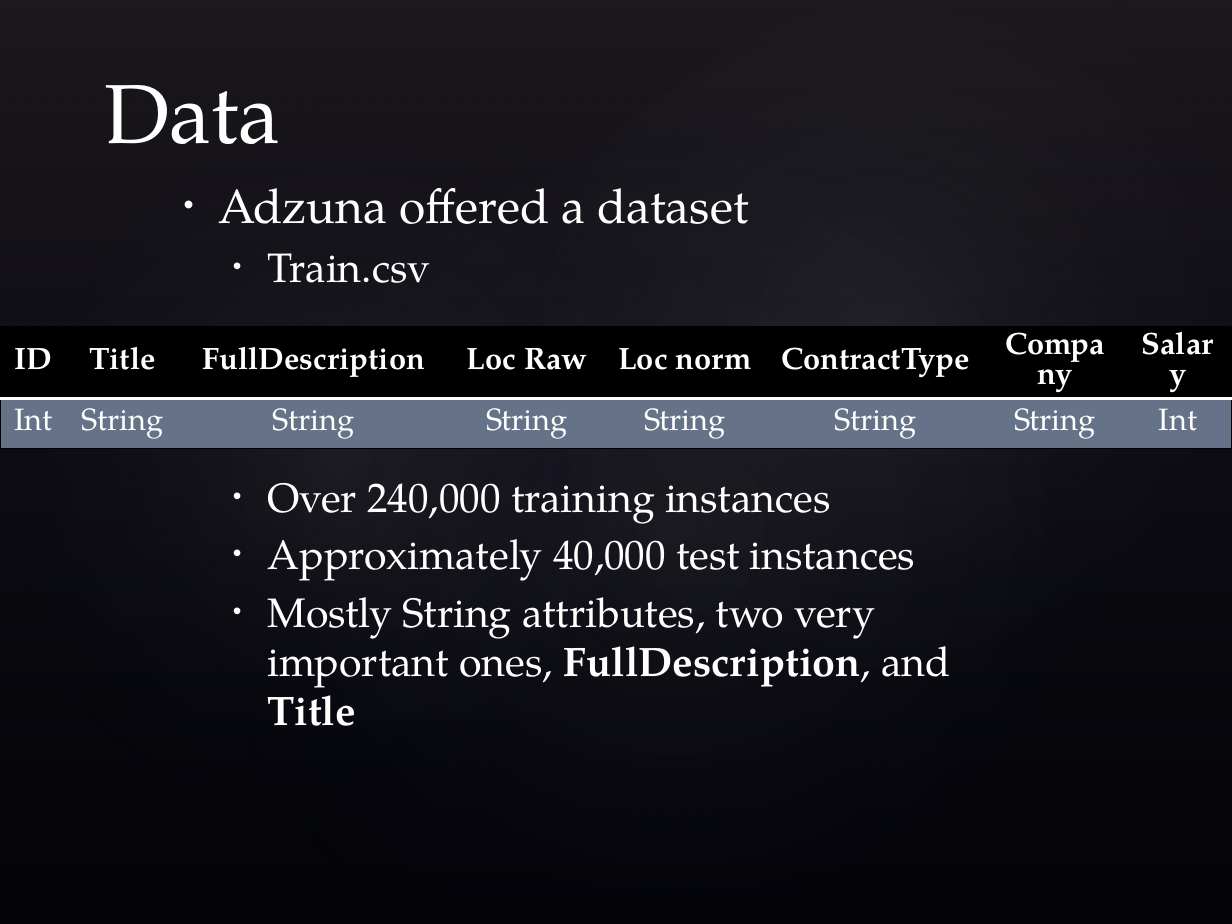
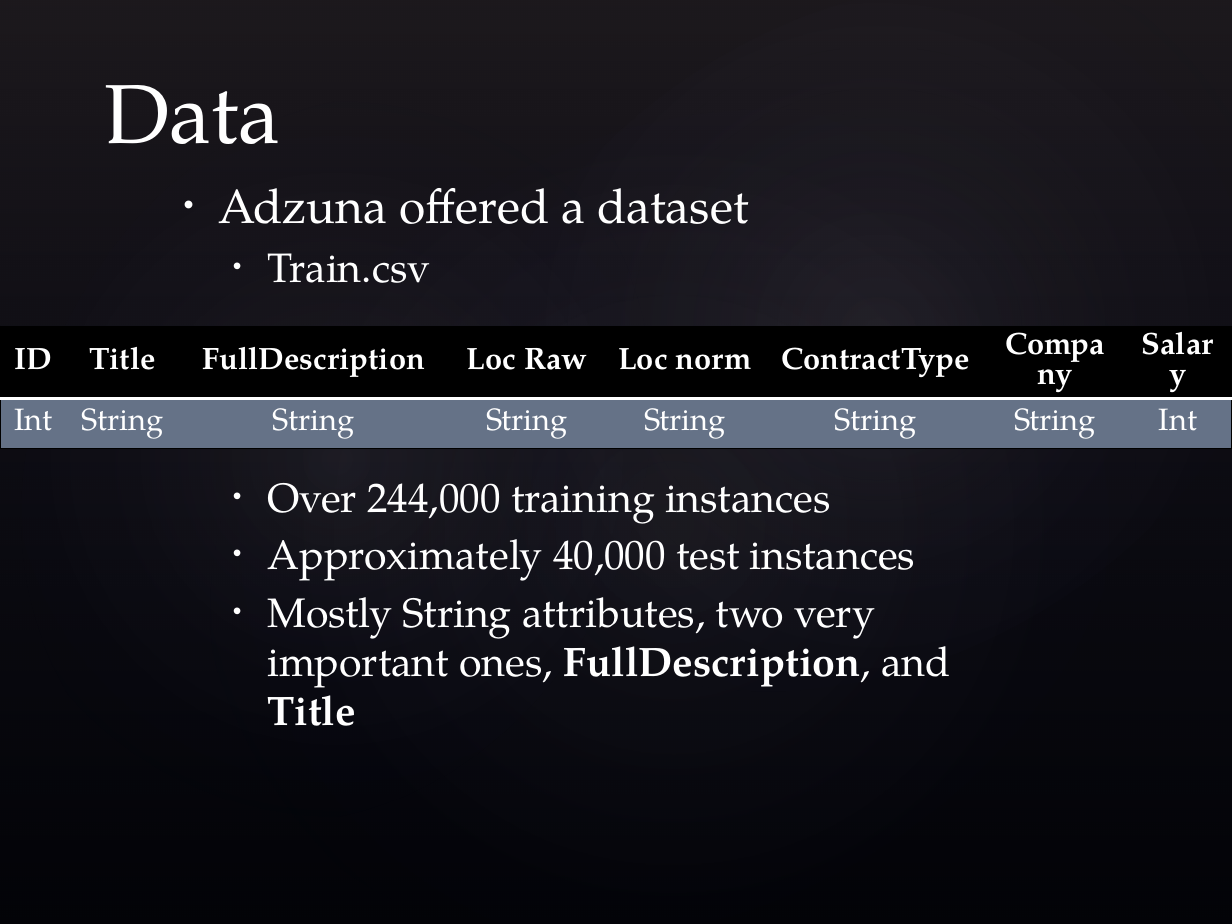
Before and after one commit to bradens/adzuna-competition, a slide deck: slide 7 of presentation.pptx. Drawn at 1232x924 pixels with LibreOffice and Linux fonts; fonts in the diff are those of the drawing; background and template pictures are left out. Boxes give left, top, right and bottom in pixels: in the first picture for what was removed or moved away, otherwise in the second. Text is boxed around its words. In the diff, an @@ line names an element or a change of style, - is before the commit and + after.

```diff
--- a/presentation.pptx
+++ b/presentation.pptx
@@ text at (267,483,831,524): text changed @@
-  • Over 240,000 training instances
+  • Over 244,000 training instances
```
Also in this commit, not shown: 3 other slides changed, 9 other files.
